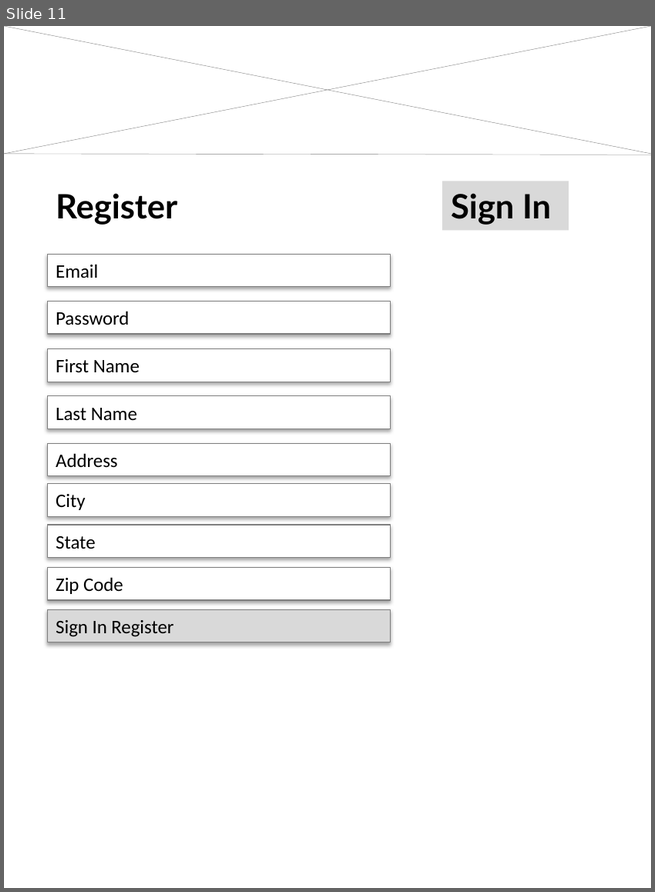
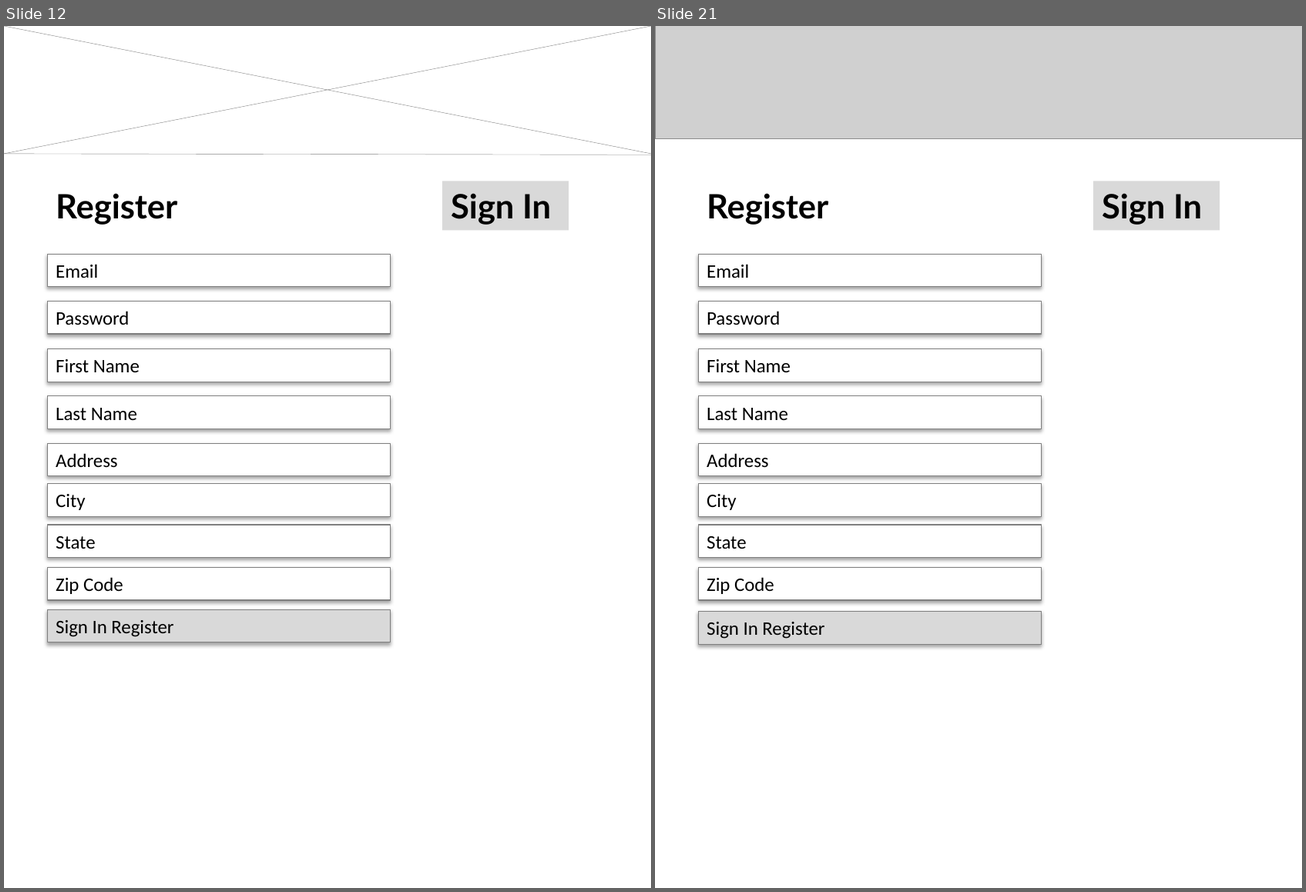
Before and after one commit to MariellaPaulino/2016, a slide deck: Homework3/DecisionTree.pptx. Shown side by side, each under a label of ours: slide 11 before the commit, slides 12 and 21 after it; the slides between them are not shown. The pictures are 655x892 and 1306x892 pixels, drawn with LibreOffice and Linux fonts; fonts in the diff are those of the drawing; grey boxes stand for pictures. Boxes give left, top, right and bottom in pixels: in the first picture for what was removed or moved away, otherwise in the second. Text is boxed around its words. In the diff, an @@ line names an element or a change of style, - is before the commit and + after.

```diff
--- a/Homework3/DecisionTree.pptx
+++ b/Homework3/DecisionTree.pptx
@@ slide 21 added at (x1=655, y1=26, x2=1302, y2=888), background #FFFFFF @@
@@ picture added at (x1=655, y1=26, x2=1302, y2=139) @@
@@ rectangle added at (x1=1093, y1=182, x2=1219, y2=230), fill #D9D9D9, 28 pt, text #000000, bold @@
+Sign In
@@ text added at (x1=707, y1=193, x2=828, y2=225), 28 pt, text #000000, bold @@
+Register
@@ rectangle added at (x1=698, y1=254, x2=1041, y2=286), fill #FFFFFF, outline #7F7F7F 0.75 pt, 16 pt, text #000000 @@
+Email
@@ rectangle added at (x1=698, y1=301, x2=1041, y2=334), fill #FFFFFF, outline #7F7F7F 0.75 pt, 16 pt, text #000000 @@
+Password
@@ rectangle added at (x1=698, y1=349, x2=1041, y2=383), fill #FFFFFF, outline #7F7F7F 0.75 pt, 16 pt, text #000000 @@
+First Name
@@ rectangle added at (x1=698, y1=396, x2=1041, y2=429), fill #FFFFFF, outline #7F7F7F 0.75 pt, 16 pt, text #000000 @@
+Last Name
@@ rectangle added at (x1=698, y1=443, x2=1041, y2=476), fill #FFFFFF, outline #7F7F7F 0.75 pt, 16 pt, text #000000 @@
+Address
@@ rectangle added at (x1=698, y1=484, x2=1041, y2=516), fill #FFFFFF, outline #7F7F7F 0.75 pt, 16 pt, text #000000 @@
+City
@@ rectangle added at (x1=698, y1=525, x2=1041, y2=558), fill #FFFFFF, outline #7F7F7F 0.75 pt, 16 pt, text #000000 @@
+State
@@ rectangle added at (x1=698, y1=567, x2=1041, y2=600), fill #FFFFFF, outline #7F7F7F 0.75 pt, 16 pt, text #000000 @@
+Zip Code
@@ rectangle added at (x1=698, y1=611, x2=1041, y2=644), fill #D9D9D9, outline #7F7F7F 0.75 pt, 16 pt, text #000000 @@
+Sign In Register
@@ what was slide 11 is now slide 12 @@
```
Also in this commit, not shown: 9 other slides added.
